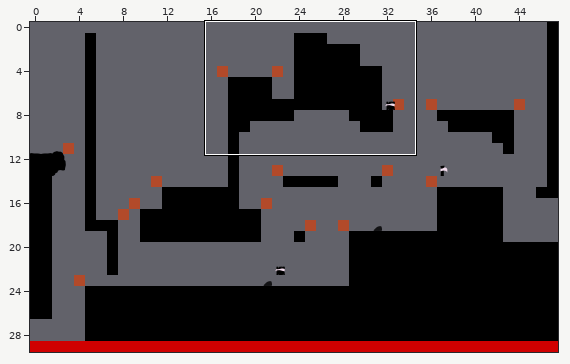
Two versions of a level (Tiled map, maps/level_02.tmx). The picture above shows the old version from afar; the outline marks the close-up.
Close-up. Earlier state:
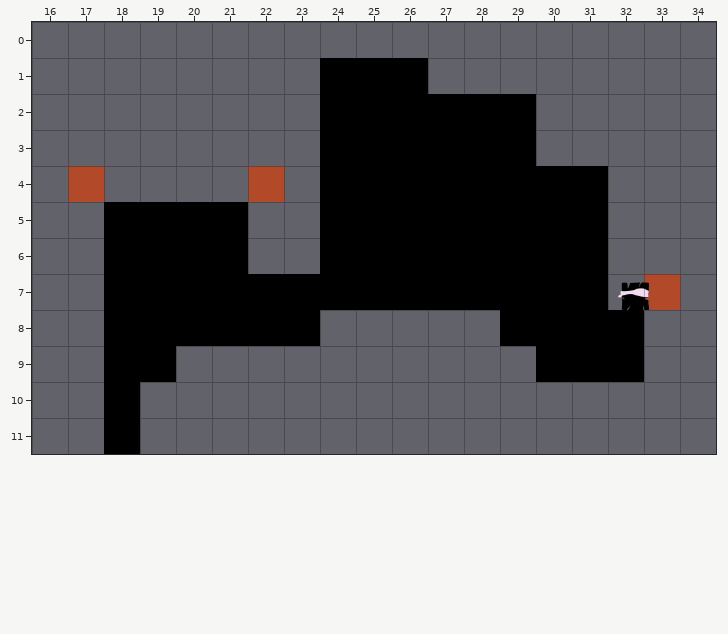
Cells are 64x64 px. Shown: x 16..34, y 0..11. The commit also changed other parts of the map, which this record leaves out.
Now the later version:
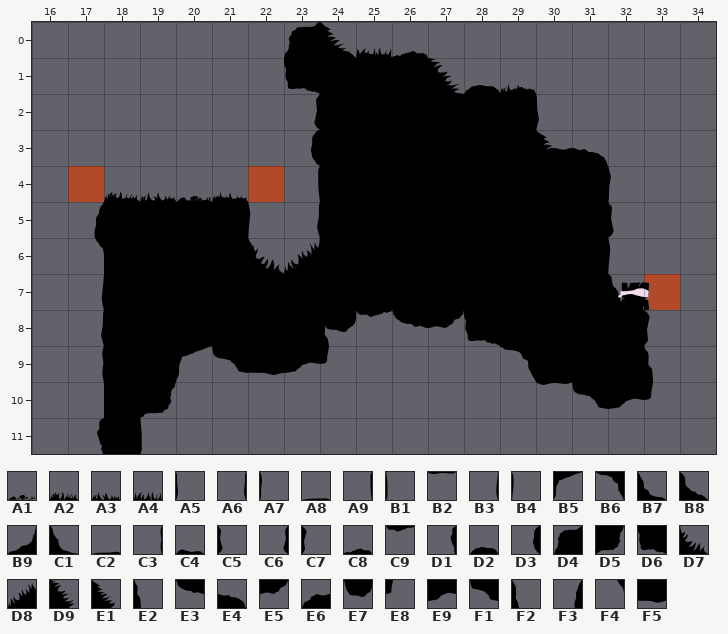
Key: from "tileset": A1 119 flipped left-right, A2 156, A3 157, A4 158, A5 159 flipped on the other diagonal, A6 159 turned 270, A7 159 turned 90, A8 160, A9 160 turned 270, B1 160 turned 90, B2 161 flipped up-down, B3 162 turned 270, B4 162 turned 90, B5 192 turned 180, B6 193 turned 270, B7 193 turned 90, B8 194 turned 90, B9 195, C1 195 turned 90, C2 197, C3 198 turned 270, C4 199, C5 199 flipped on the other diagonal, C6 199 turned 270, C7 199 turned 90, C8 200, C9 200 turned 180, D1 200 turned 270, D2 201, D3 201 turned 270, D4 230, D5 230 turned 180, D6 231 turned 270, D7 232 flipped left-right, D8 233, D9 233 turned 90, E1 234 turned 90, E2 273 flipped left-right, E3 276, E4 276 turned 180, E5 277, E6 277 turned 180, E7 278, E8 311 flipped left-right, E9 312 flipped left-right, F1 313 flipped left-right, F2 349 flipped left-right, F3 425, F4 463, F5 540.
__ is an empty cell.
What changed:
Changed rows in their new state; .. is an unchanged cell.
Layer "layer_decos1":
first column x 17:
 0 .. .. .. .. .. .. D4 B8 C4 C8 .. .. .. .. .. .. ..
 1 .. .. .. .. .. .. D6 .. .. .. C1 .. C8 .. .. .. ..
 2 .. .. .. .. .. .. C6 .. .. .. .. .. .. A5 .. .. ..
 3 .. .. .. .. .. .. D3 .. .. .. .. .. .. E6 E4 .. ..
 4 .. C4 C2 A8 C4 .. A9 .. .. .. .. .. .. .. .. A7 ..
 5 F3 .. .. .. .. B4 A6 .. .. .. .. .. .. .. .. C5 ..
 6 F4 .. .. .. .. B7 B9 .. .. .. .. .. .. .. .. B4 ..
 7 B3 .. .. .. .. .. .. .. .. .. .. .. .. .. .. C1 ..
 8 A6 .. .. .. .. .. .. F2 C9 E3 E5 D6 .. .. .. .. C7
 9 C3 .. .. B5 F1 F5 E9 E8 .. .. .. .. B6 .. .. .. E2
10 .. .. D5 .. .. .. .. .. .. .. .. .. .. B2 F1 E9 E8
11 D1 .. B1 .. .. .. .. .. .. .. .. .. .. .. .. .. ..
Layer "layer_decos2":
first column x 18:
 0 .. .. .. .. .. .. E1 A4 .. .. .. .. ..
 1 .. .. .. .. .. .. .. .. .. D9 D2 A3 ..
 3 .. .. .. .. .. .. .. .. .. .. .. .. E1
 4 A2 A3 A1 A3 .. .. .. .. .. .. .. .. ..
 6 .. .. .. .. D7 D8 .. .. .. .. .. .. ..
 8 .. .. .. .. .. .. E7 .. .. .. .. .. ..
Changed places in both close-ups, as pixel boxes (x1, y1, x2, y2):
added: (94, 22, 653, 454)
